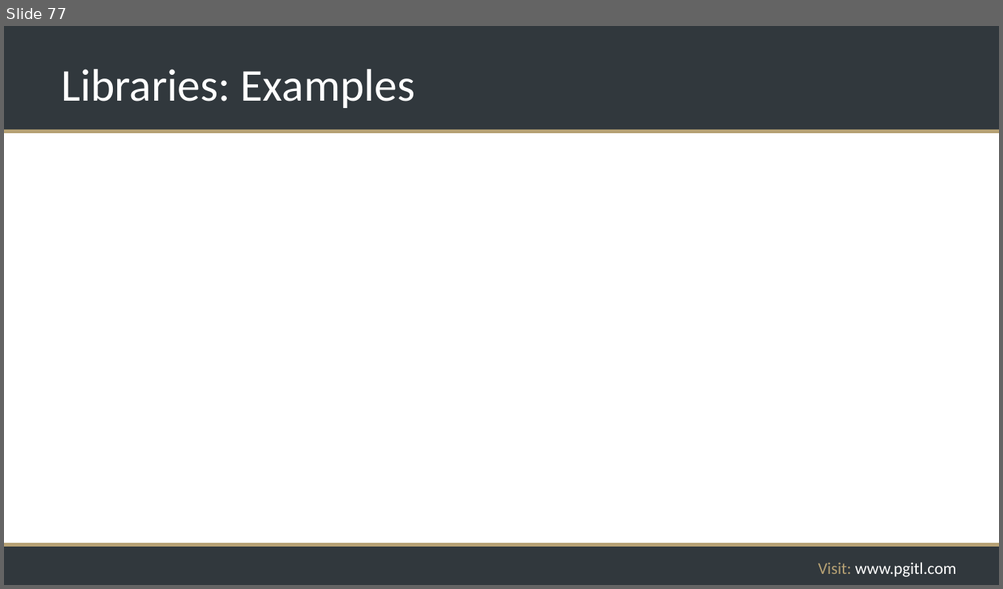
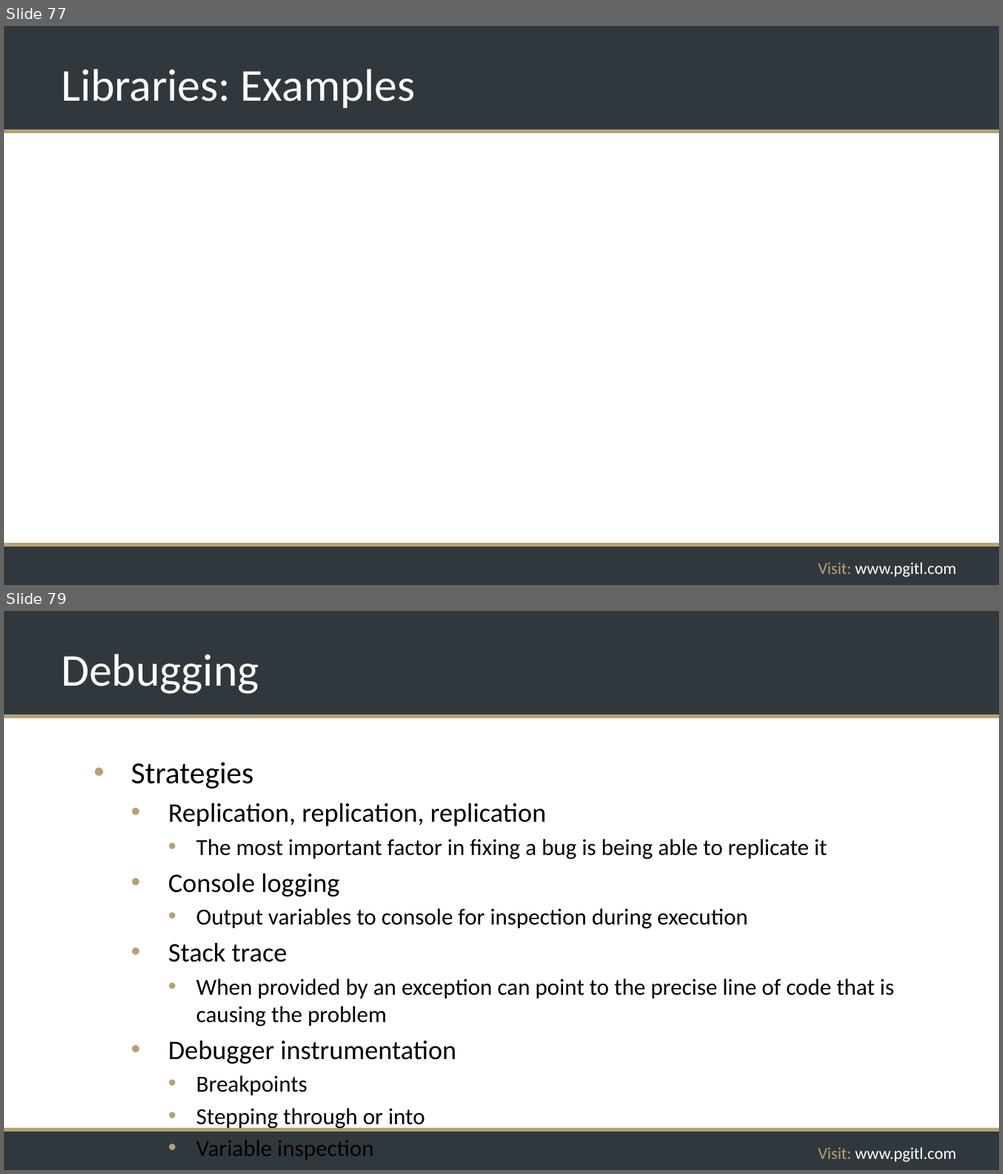
Before and after one commit to rikkouri/project-a, a slide deck: Programming Foundations.pptx. Shown one above the other, each under a label of ours: slide 77 before the commit, slides 77 and 79 after it; the slides between them are not shown. The pictures are 1003x589 and 1003x1174 pixels, drawn with LibreOffice and Linux fonts; fonts in the diff are those of the drawing; background and template pictures are left out. Boxes give left, top, right and bottom in pixels: in the first picture for what was removed or moved away, otherwise in the second. Text is boxed around its words. In the diff, an @@ line names an element or a change of style, - is before the commit and + after.

Commit message:
Debugging slides

```diff
--- a/Programming Foundations.pptx
+++ b/Programming Foundations.pptx
@@ slide 79 added at bbox=[4, 611, 999, 1170], background #FFFFFF; not listed: 5 template elements that a slide beside it also shows @@
@@ title added at bbox=[61, 654, 259, 694], 44 pt, text #FFFFFF @@
+Debugging
@@ text added at bbox=[131, 762, 893, 1160], 22.2 pt, text #000000 @@
+• Strategies
+  • Replication, replication, replication
+    • The most important factor in fixing a bug is being able to replicate it
+  • Console logging
+    • Output variables to console for inspection during execution
+  • Stack trace
+    • When provided by an exception can point to the precise line of code that is causing the problem
+  • Debugger instrumentation
+    • Breakpoints
+    • Stepping through or into
+    • Variable inspection
```
Also in this commit, not shown: 3 other slides added.
